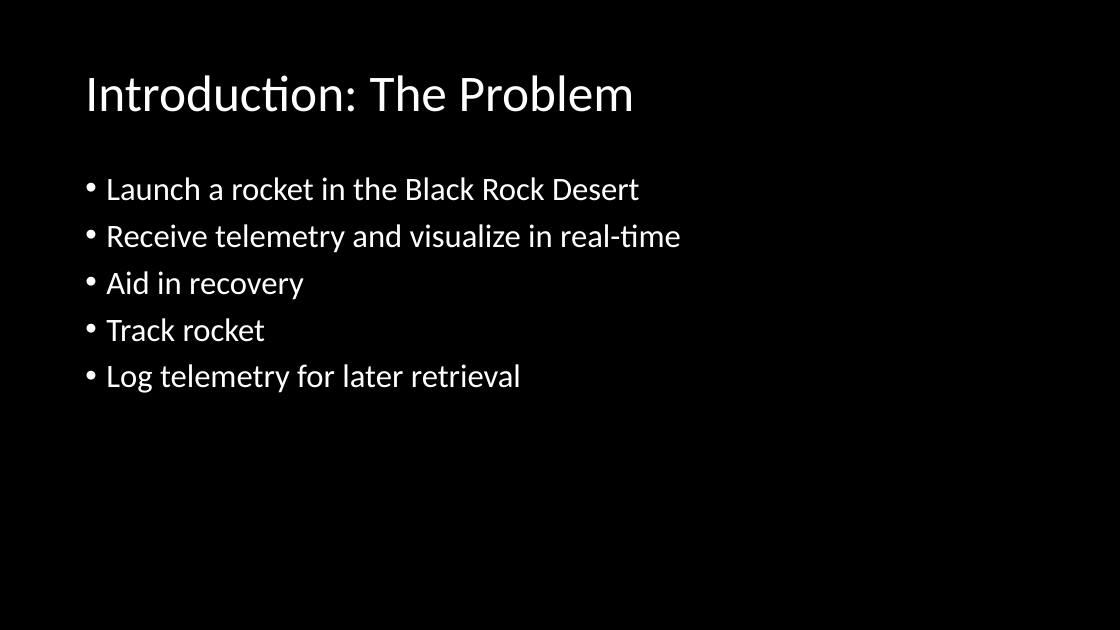
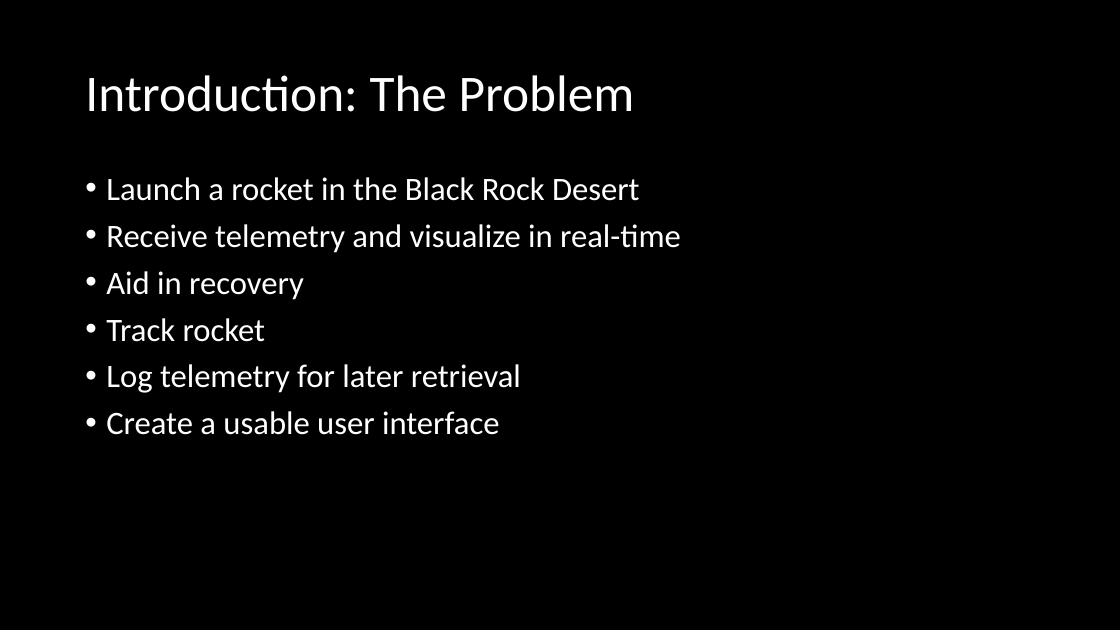
Before and after one commit to 100k-rocketry/groundstation, a slide deck: slide 2 of doc/presentations/FallProgressReport.pptx. Drawn at 1120x630 pixels with LibreOffice and Linux fonts; fonts in the diff are those of the drawing. Boxes give left, top, right and bottom in pixels: in the first picture for what was removed or moved away, otherwise in the second. Text is boxed around its words. In the diff, an @@ line names an element or a change of style, - is before the commit and + after.

Commit message:
Added slides to powerpoint

```diff
--- a/doc/presentations/FallProgressReport.pptx
+++ b/doc/presentations/FallProgressReport.pptx
@@ text at [106, 411, 499, 435]: paragraph added @@
+• Create a usable user interface
```
Also in this commit, not shown: 2 slides added, 2 slides removed, 2 other files.
